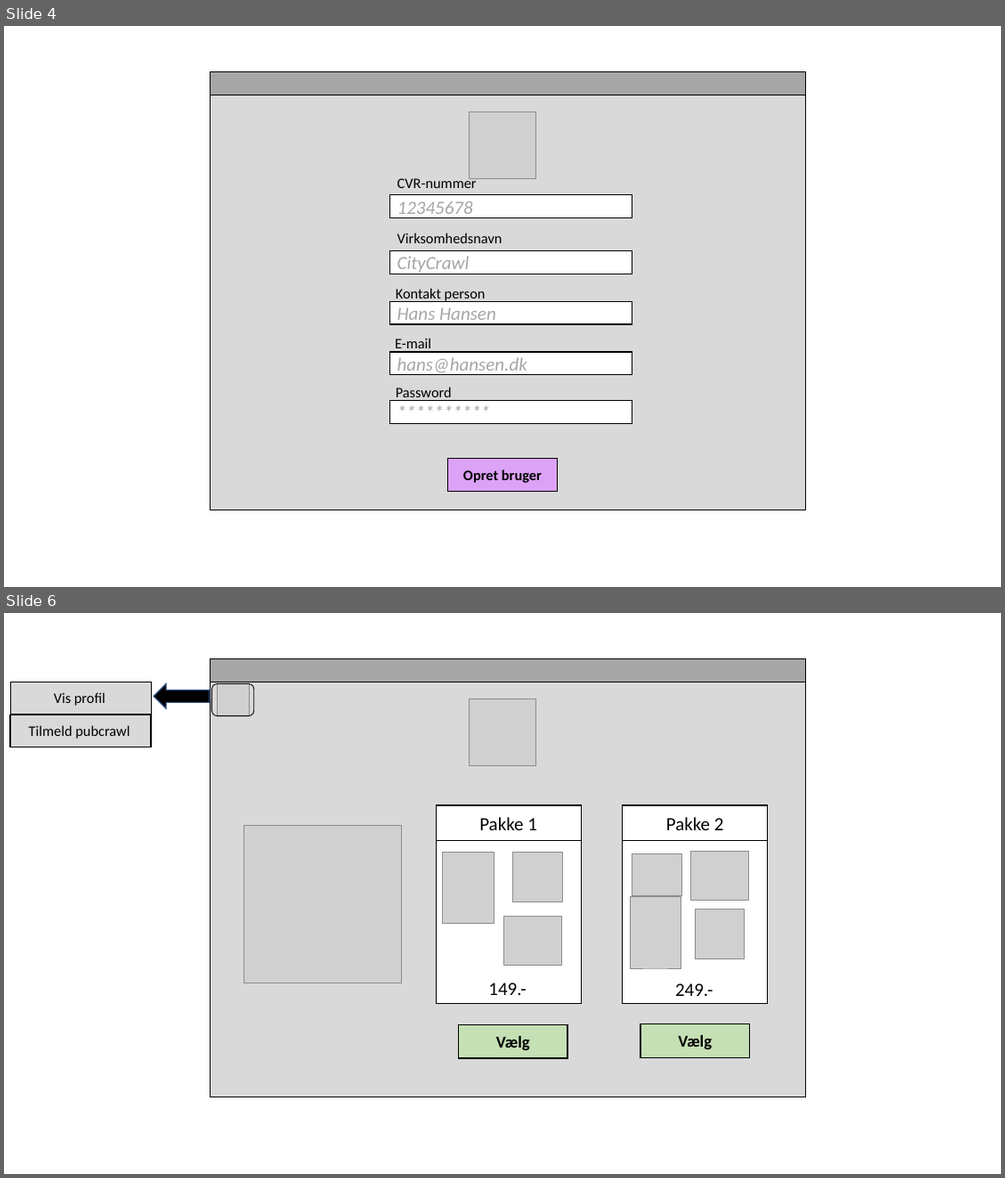
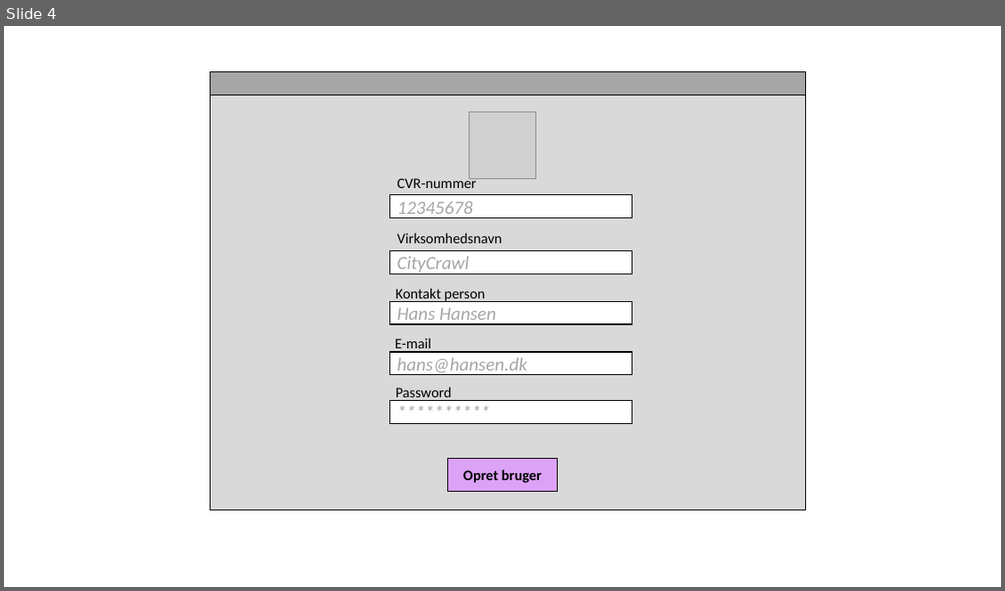
Before and after one commit to CityCrawl/CityCrawl, a slide deck: Diagrammer/CC-Web_design/CC_Web_Vinduer.pptx. Shown one above the other, each under a label of ours: slides 4 and 6 before the commit, slide 4 after it; the slides between them are not shown. The pictures are 1005x1178 and 1005x591 pixels, drawn with LibreOffice and Linux fonts; fonts in the diff are those of the drawing; grey boxes stand for pictures. Boxes give left, top, right and bottom in pixels: in the first picture for what was removed or moved away, otherwise in the second. Text is boxed around its words. In the diff, an @@ line names an element or a change of style, - is before the commit and + after.

```diff
--- a/Diagrammer/CC-Web_design/CC_Web_Vinduer.pptx
+++ b/Diagrammer/CC-Web_design/CC_Web_Vinduer.pptx
@@ slide 6 removed at bbox=[4, 613, 1001, 1174], background #FFFFFF @@
@@ rectangle removed at bbox=[210, 658, 806, 1097] @@
@@ rectangle removed at bbox=[210, 658, 806, 682] @@
@@ rectangle removed at bbox=[11, 682, 152, 747] @@
@@ rectangle removed at bbox=[11, 682, 152, 714] @@
@@ text removed at bbox=[54, 692, 105, 706] @@
-Vis profil
@@ right arrow removed at bbox=[154, 684, 209, 709] @@
@@ rounded rectangle removed at bbox=[212, 684, 254, 716] @@
@@ picture removed at bbox=[217, 684, 250, 716] @@
@@ rectangle removed at bbox=[10, 714, 151, 747] @@
@@ picture removed at bbox=[469, 699, 535, 765] @@
@@ text removed at bbox=[29, 725, 129, 738] @@
-Tilmeld pubcrawl
@@ picture removed at bbox=[244, 826, 402, 983] @@
@@ rectangle removed at bbox=[437, 804, 582, 1004] @@
@@ rectangle removed at bbox=[437, 805, 582, 840] @@
-Pakke 1
@@ rectangle removed at bbox=[623, 804, 768, 1004] @@
@@ rectangle removed at bbox=[623, 805, 768, 840] @@
-Pakke 2
@@ picture removed at bbox=[443, 852, 494, 924] @@
@@ picture removed at bbox=[513, 852, 563, 901] @@
@@ picture removed at bbox=[691, 851, 749, 900] @@
@@ picture removed at bbox=[631, 854, 681, 896] @@
@@ picture removed at bbox=[630, 897, 681, 968] @@
@@ picture removed at bbox=[504, 916, 562, 965] @@
@@ picture removed at bbox=[696, 909, 745, 958] @@
@@ text removed at bbox=[488, 982, 526, 995] @@
-149.-
@@ text removed at bbox=[675, 983, 712, 996] @@
-249.-
@@ rectangle removed at bbox=[459, 1025, 568, 1058] @@
-Vælg
@@ rectangle removed at bbox=[640, 1024, 750, 1057] @@
-Vælg
```
Also in this commit, not shown: 1 slide changed, 1 other file.
